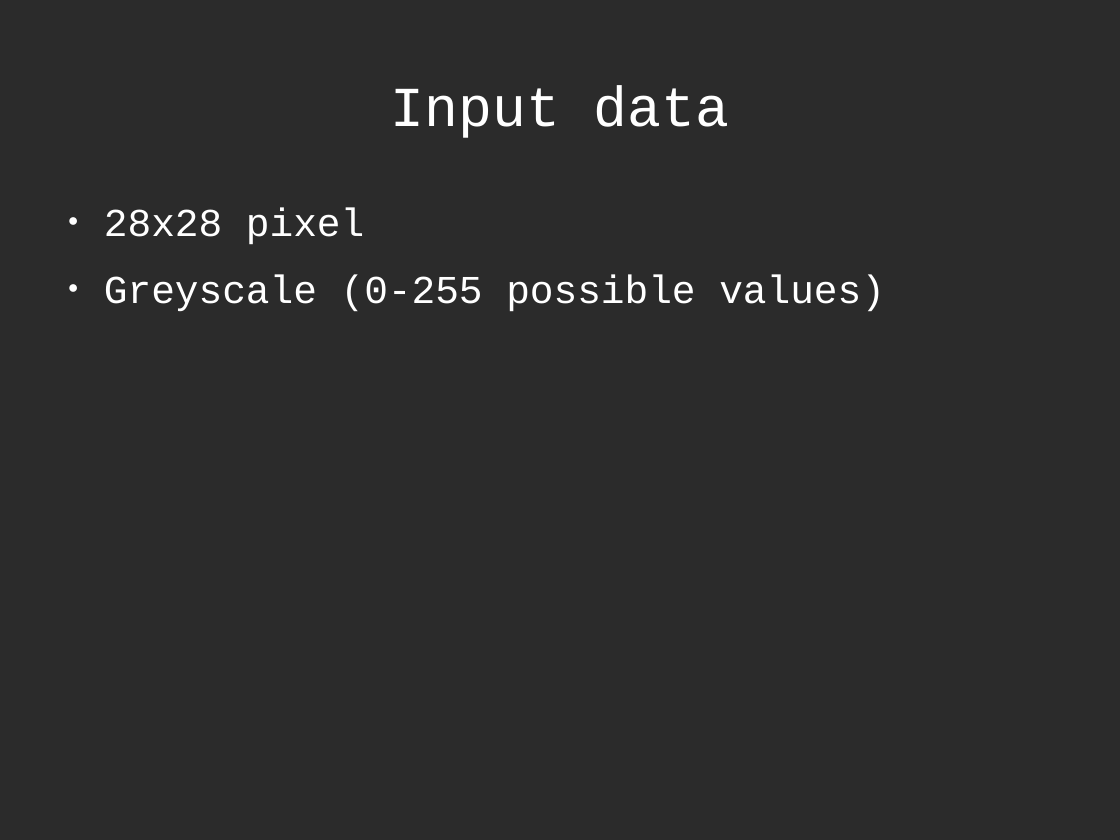
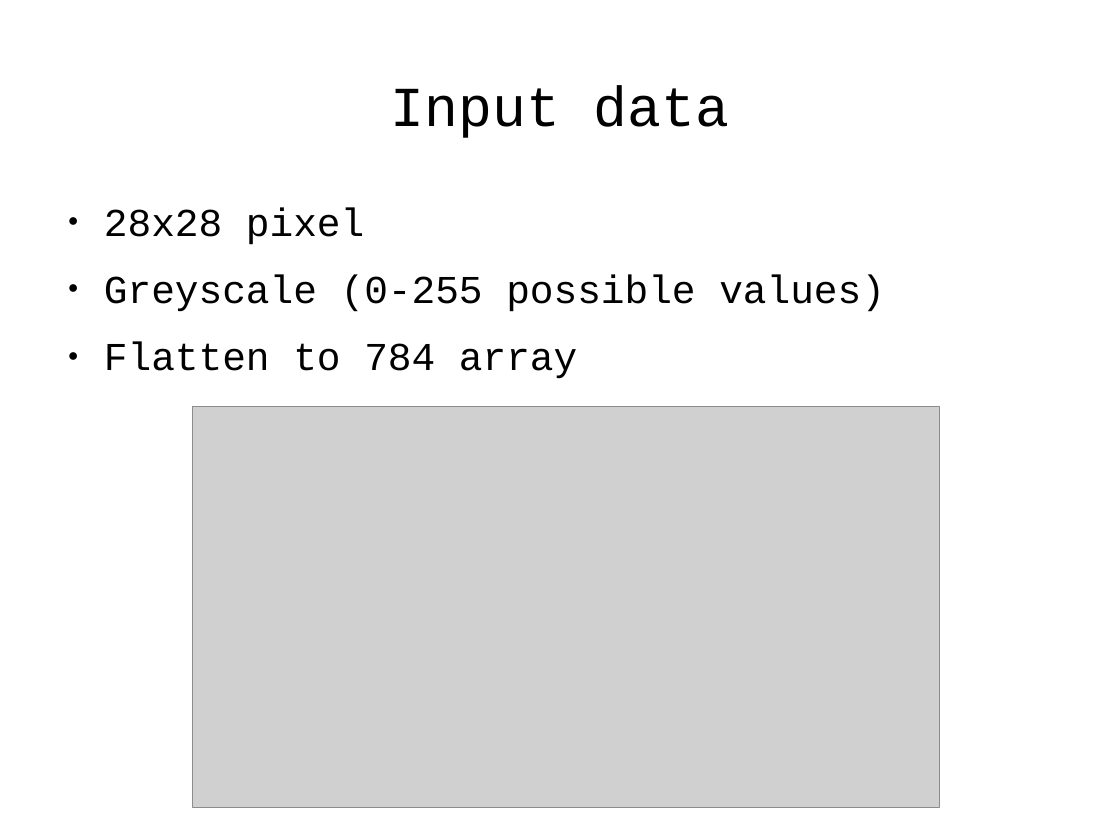
Before and after one commit to antonio-petrillo/ProgettoNNDL, a slide deck: slide 5 of presentation/presentazione.odp. Drawn at 1120x840 pixels with LibreOffice and Linux fonts; fonts in the diff are those of the drawing; grey boxes stand for pictures; background and template pictures are left out; a plain dark background stands for a picture behind light text. Boxes give left, top, right and bottom in pixels: in the first picture for what was removed or moved away, otherwise in the second. Text is boxed around its words. In the diff, an @@ line names an element or a change of style, - is before the commit and + after.

```diff
--- a/presentation/presentazione.odp
+++ b/presentation/presentazione.odp
@@ background picture (left out) to #FFFFFF @@
@@ title "Input data" at <box>391,85,729,138</box>: text colour #FFFFFF to #000000 @@
@@ text at <box>104,207,885,312</box>: text colour #FFFFFF to #000000 in "28x28 pixel", "Greyscale (0-255 possible values)"; bullet colour #FFFFFF to #000000 @@
@@ text at <box>104,342,577,379</box>: paragraph added @@
+● Flatten to 784 array
@@ picture added at <box>192,407,940,808</box> @@
```
Also in this commit, not shown: 8 other slides changed, 5 slides added, 5 slides removed, 2 other files.
